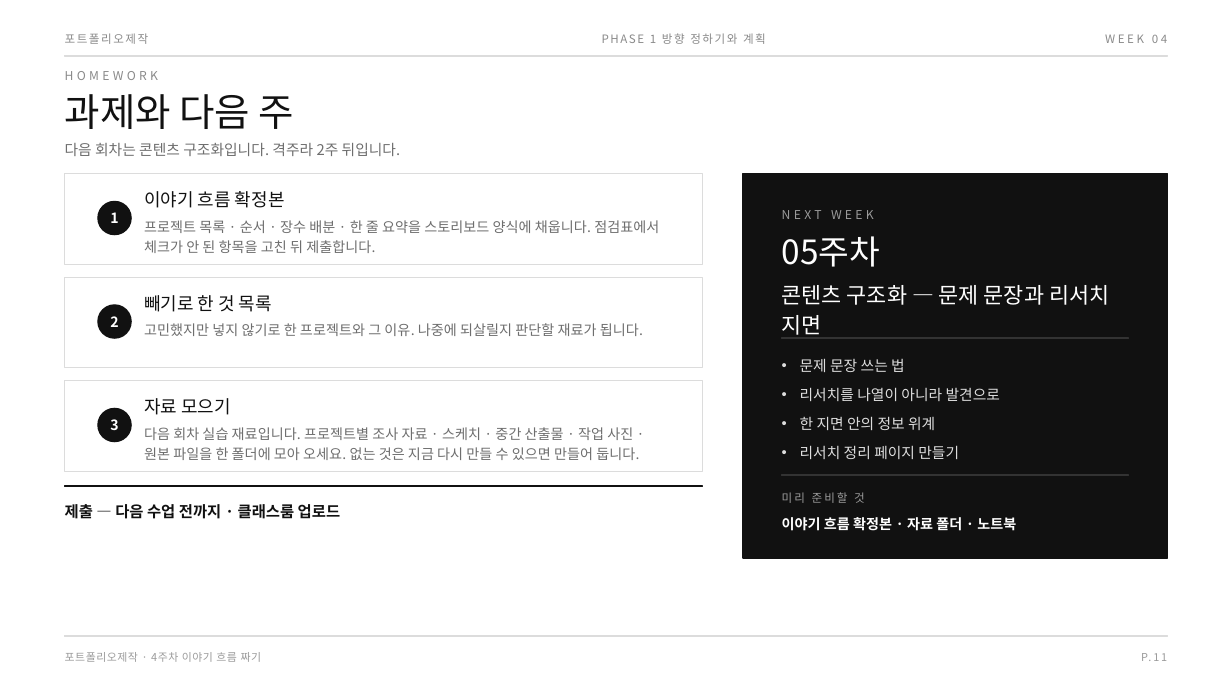
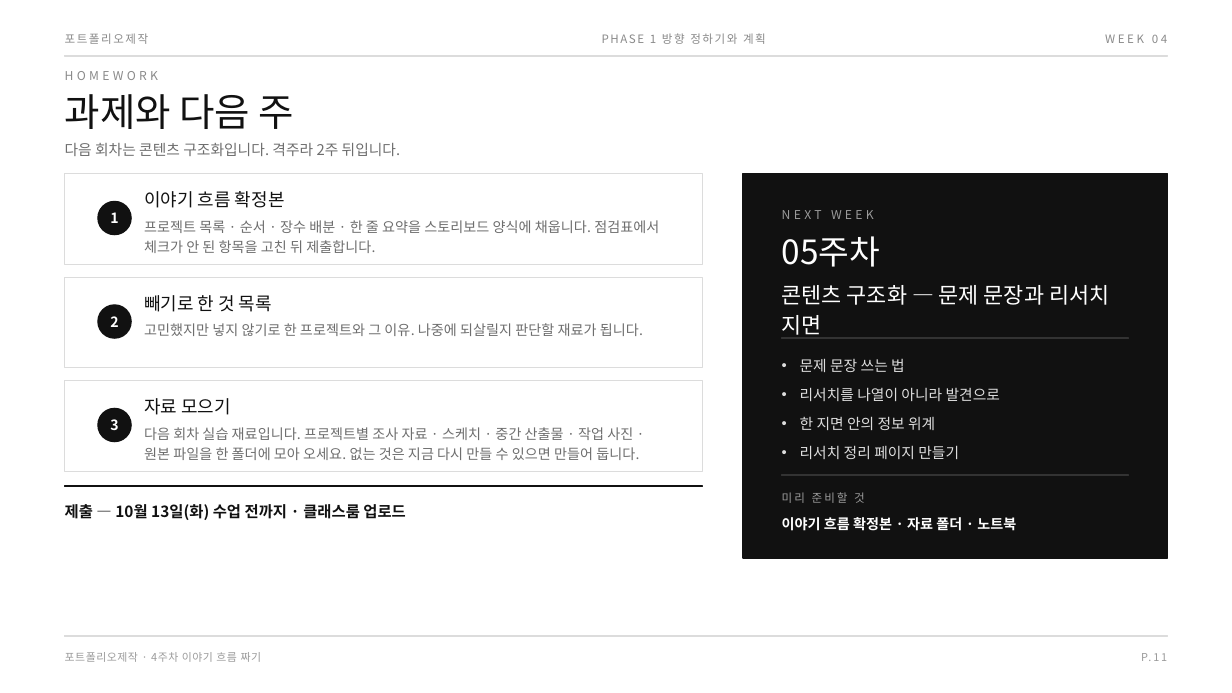
Before and after one commit to design-eng/MIN.D, a slide deck: slide 15 of dist/weeks-포트폴리오제작/포트폴리오제작_04주차_이야기흐름짜기.pptx. Drawn at 1232x693 pixels with LibreOffice and Linux fonts; fonts in the diff are those of the drawing. Boxes give left, top, right and bottom in pixels: in the first picture for what was removed or moved away, otherwise in the second. Text is boxed around its words. In the diff, an @@ line names an element or a change of style, - is before the commit and + after.

```diff
--- a/dist/weeks-포트폴리오제작/포트폴리오제작_04주차_이야기흐름짜기.pptx
+++ b/dist/weeks-포트폴리오제작/포트폴리오제작_04주차_이야기흐름짜기.pptx
@@ text at [65,502,405,522]: text changed @@
-제출 — 다음 수업 전까지 · 클래스룸 업로드
+제출 — 10월 13일(화) 수업 전까지 · 클래스룸 업로드
```
Also in this commit, not shown: 9 other files.
